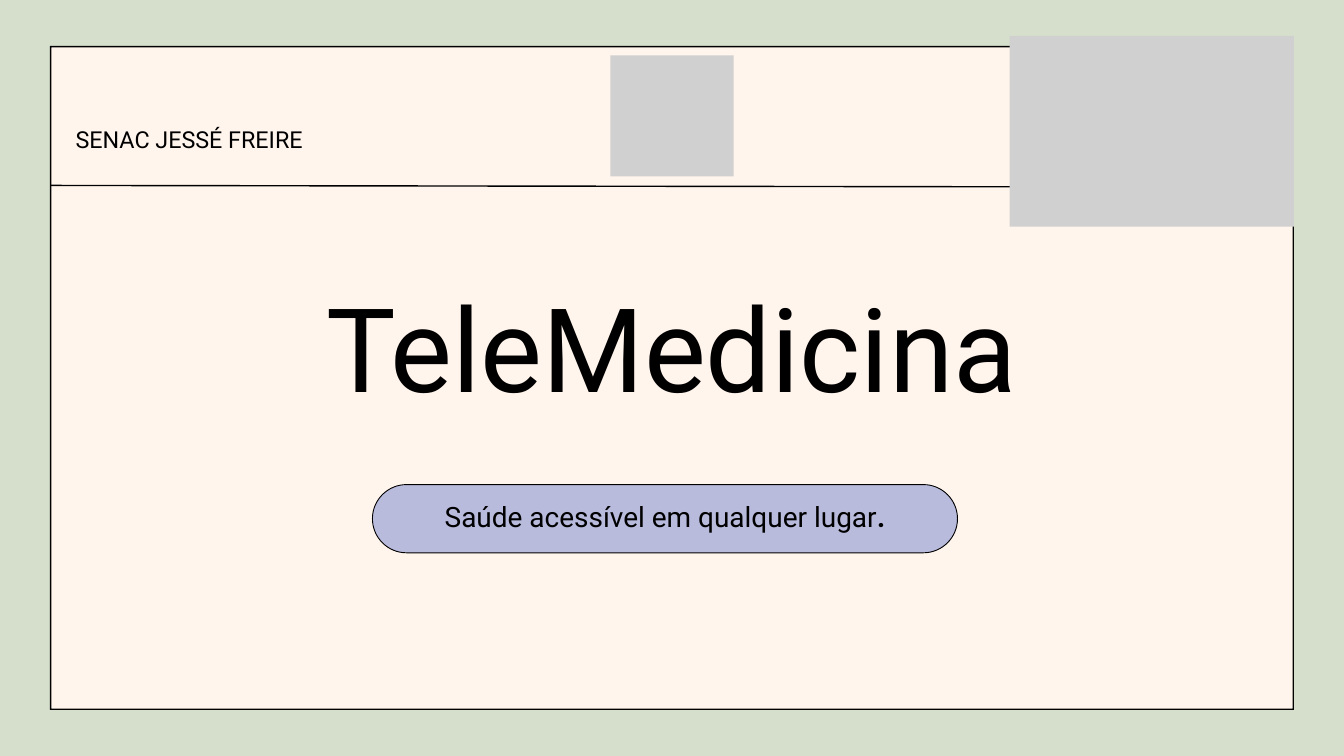
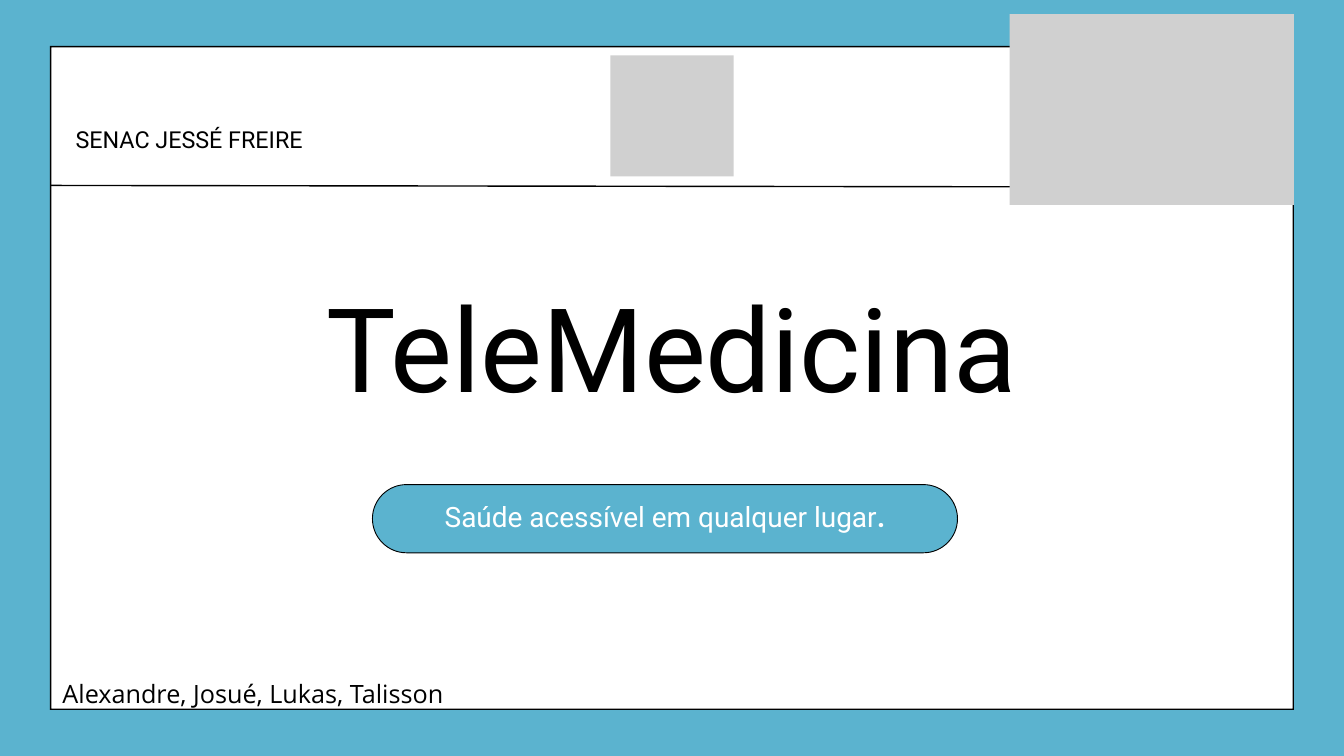
Before and after one commit to Bandclay-j/projeto_integrador_telemedicina, a slide deck: slide 1 of documentacao/TeleMedicina.pptx. Drawn at 1344x756 pixels with LibreOffice and Linux fonts; fonts in the diff are those of the drawing; grey boxes stand for pictures. Boxes give left, top, right and bottom in pixels: in the first picture for what was removed or moved away, otherwise in the second. Text is boxed around its words. In the diff, an @@ line names an element or a change of style, - is before the commit and + after.

```diff
--- a/documentacao/TeleMedicina.pptx
+++ b/documentacao/TeleMedicina.pptx
@@ background #D6DFCC to #5BB3CF @@
@@ picture: place and size @@
-picture at <box>1010,36,1294,227</box>
+picture at <box>1010,14,1294,205</box>
@@ freeform shape at <box>50,47,1293,710</box>: fill #FFF5ED to #FFFFFF @@
@@ freeform shape at <box>372,485,958,553</box>: fill #B9BBDD to #5BB3CF @@
@@ text "Saúde acessível em qualquer lugar." at <box>445,506,885,533</box>: text colour #000000 to #FFFFFF @@
@@ text added at <box>62,683,443,710</box>, 27 pt, text #000000 @@
+Alexandre, Josué, Lukas, Talisson
```
Also in this commit, not shown: 6 other slides changed, 6 slides added, 2 slides removed.
